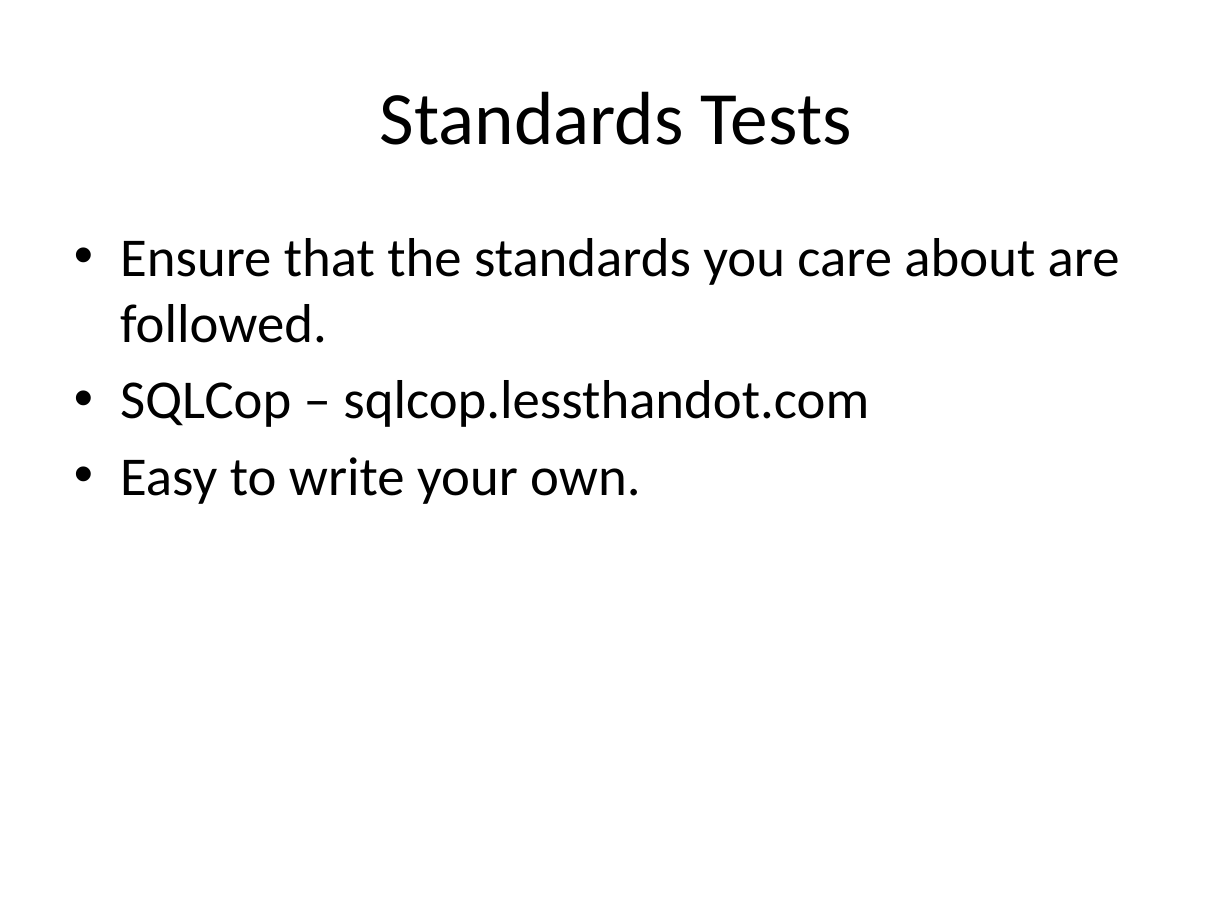
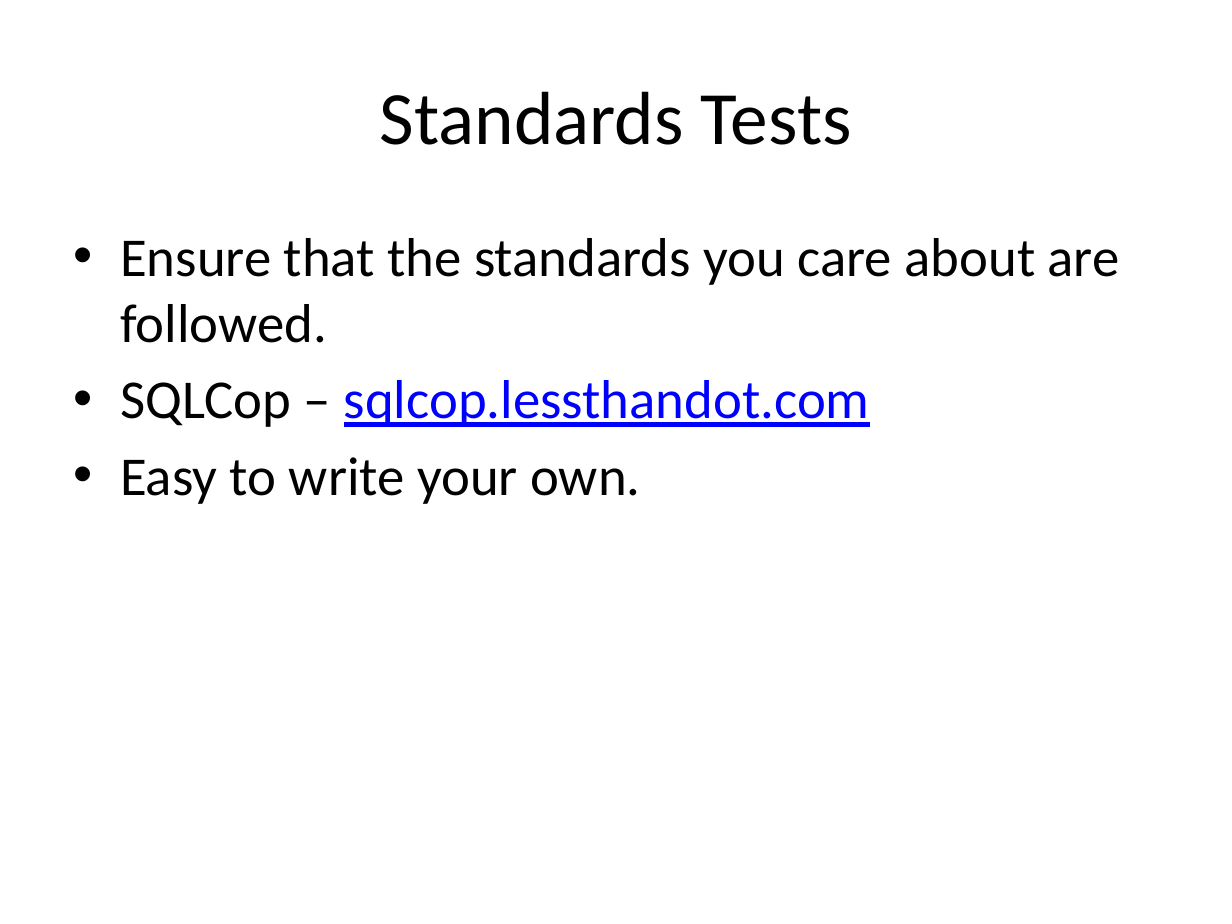
Before and after one commit to way0utwest/UnitTestingTSQL, a slide deck: slide 16 of UnitTestingTSQL.pptx (slide 12 before the commit). Drawn at 1232x924 pixels with LibreOffice and Linux fonts; fonts in the diff are those of the drawing. Boxes give left, top, right and bottom in pixels: in the first picture for what was removed or moved away, otherwise in the second. Text is boxed around its words. In the diff, an @@ line names an element or a change of style, - is before the commit and + after.

```diff
--- a/UnitTestingTSQL.pptx
+++ b/UnitTestingTSQL.pptx
@@ text at box(120, 380, 870, 427): text colour #000000 to #0000FF, underline on in "sqlcop.lessthandot.com" @@
```
Also in this commit, not shown: 4 other slides changed, 6 slides added, 2 slides removed, 5 other files.
